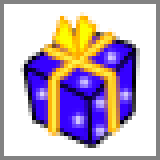
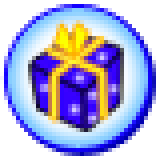
Layered file, before and after one edit (160×160). Changes by layer:
painted on "Слой 0" over [20, 12, 140, 148]
renamed "Фигура 1" to "Фигура 67", painted on it over [0, 0, 160, 160]
